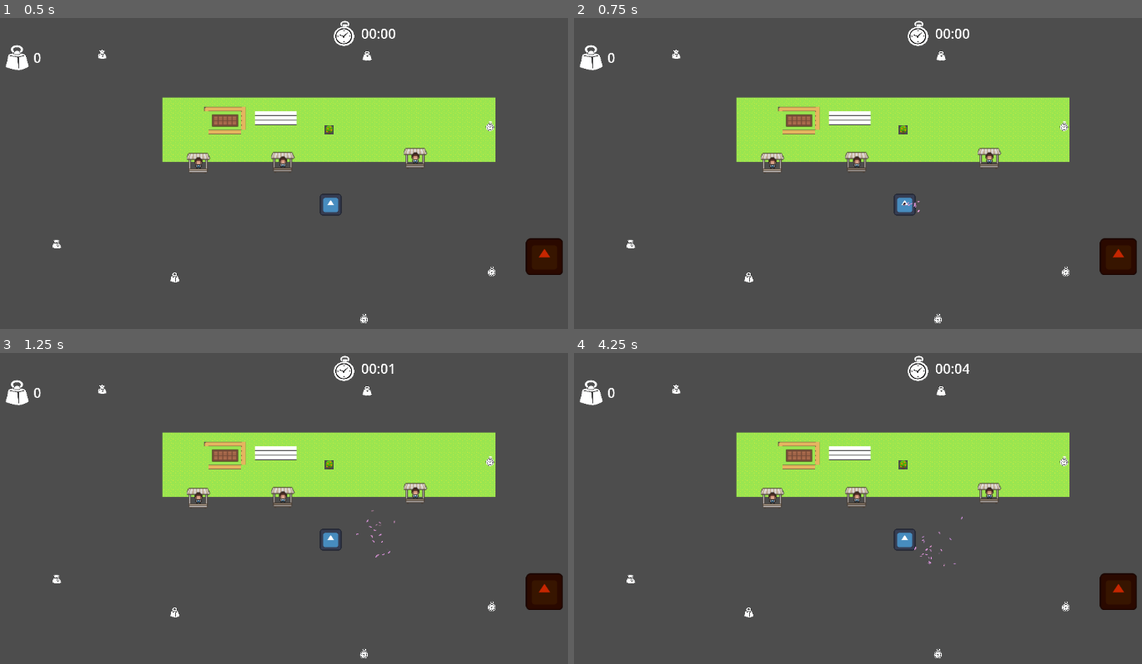
Above: before the commit, frames 1-4 (two rows, left to right).
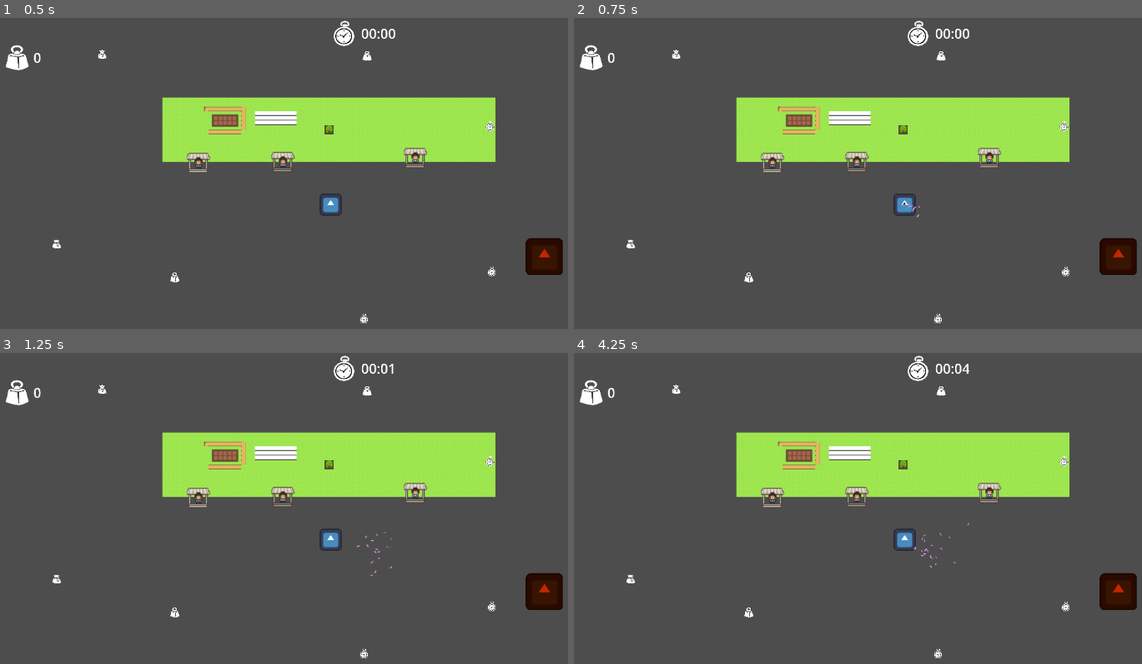
Above: after the commit, the same moments.

Repository: Lu-ni/upsi-jam-6
Game: Godot game, scene res://scenes/MainScene.tscn
Same seed, same stepped clock (60 frames per second), same inputs: the game is played once before the commit and once after it. The engine's default icon, where the game draws it, is replaced by a stand-in: a white triangle on a blue panel in a dark square.
Inputs (mouse positions are in pixels of both pictures, inside the frame that each line leads up to):
- Up to frame 1 (0.5 s): no input
- Up to frame 2 (0.75 s): tap Enter at 0.5 s; move the mouse to (1051, 185) at 0.52 s; hold Right (shop_right) from 0.53 s (still down); tap E (petals) at 0.6 s
- Up to frame 3 (1.25 s): keep holding Right (shop_right); tap Down (shop_buy) at 0.77 s
- Up to frame 4 (4.25 s): tap Space at 1.25 s; move the mouse to (772, 558) at 1.27 s; release Right (shop_right) at 1.28 s; hold S (ui_down) 1.28-2.03 s; tap E (petals) at 1.35, 2.3, 3.05, 3.8 s; tap Down (shop_buy) at 1.52, 3.02, 3.77 s; move the mouse to (971, 458) at 2.02 s; hold Right (shop_right) 2.03-2.78 s; tap P at 2.1 s; tap Enter at 2.75 s; move the mouse to (869, 614) at 2.77 s; hold W (ui_up) 2.78-3.53 s; tap X at 2.85 s; move the mouse to (1102, 595) at 3.52 s; hold Left (shop_left) from 3.53 s (still down); tap R at 3.6 s

Frame 1 is identical in both runs. In frame 2, less than 0.1% of the frame differs, in the area x 58-61%, y 58-65%; in frame 3, less than 0.1%, in the area x 62-70%, y 50-72%; in frame 4, less than 0.1%.

Commit message:
Petals now follow the garbage pile

Diff:
--- a/project.godot
+++ b/project.godot
@@ -30,6 +30,7 @@
 [global_group]
 
 player="This is the fukin player you dunce"
+garbage_pile=""
 
 [input]
 
--- a/scenes/HeapOfGarbage.tscn
+++ b/scenes/HeapOfGarbage.tscn
@@ -3,7 +3,7 @@
 [ext_resource type="Script" uid="uid://cv6ffmclkd5as" path="res://scripts/heap_of_garbage.gd" id="1_t85yp"]
 [ext_resource type="Texture2D" uid="uid://t17t3iqkesbp" path="res://icon.svg" id="2_p8a1b"]
 
-[node name="HeapOfGarbage" type="Node2D" unique_id=1990489062]
+[node name="HeapOfGarbage" type="Node2D" unique_id=1990489062 groups=["garbage_pile"]]
 script = ExtResource("1_t85yp")
 pickup_range = 354
 
--- a/scripts/flower_petals.gd
+++ b/scripts/flower_petals.gd
@@ -7,6 +7,7 @@
 
 @export var fade_start: float = 0.7
 @export var fade_end: float = 1.0
+var target: Node2D = null
 
 func _ready() -> void:
 	_setup_gradient()
@@ -36,8 +37,10 @@
 func _process(_delta: float) -> void:
 	if ready_to_blow and Input.is_action_just_pressed("petals"):
 		ready_to_blow = false
-		var mouse_pos = get_global_mouse_position()
-		var dir = (mouse_pos - global_position).normalized()
+		if target == null:
+			target = get_tree().get_first_node_in_group("garbage_pile")
+		if target == null: return
+		var dir = (target.global_position - global_position).normalized()
 
 		var new_emitter: GPUParticles2D = duplicate()
 		new_emitter.one_shot = true
